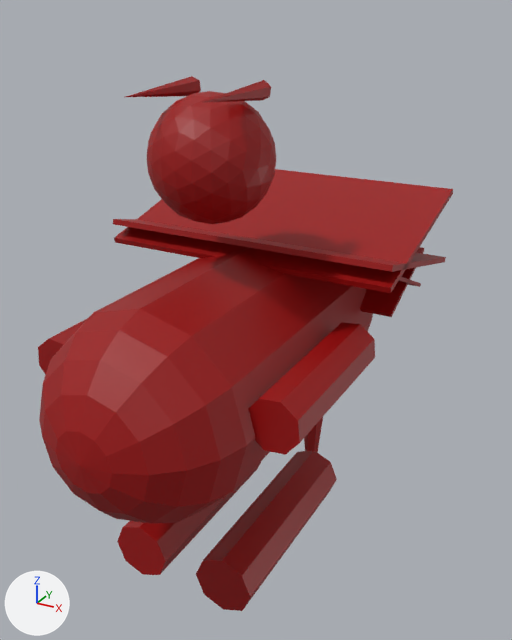
What one commit did to the glTF model public/models/bosses/VampireLord_A_Basic.glb.
Before and after are seen from a camera (50 mm lens) standing at (2.22, -4.09, 1.97) and looking at (0.02, -0.07, -0.03). The axes (+X, +Y, +Z) are drawn at lower left. The lights are the same throughout. The first picture is the older version. Where no turn or scale is listed for an object, it has been applied to the vertices.

The first picture shows 'geometry_0'.
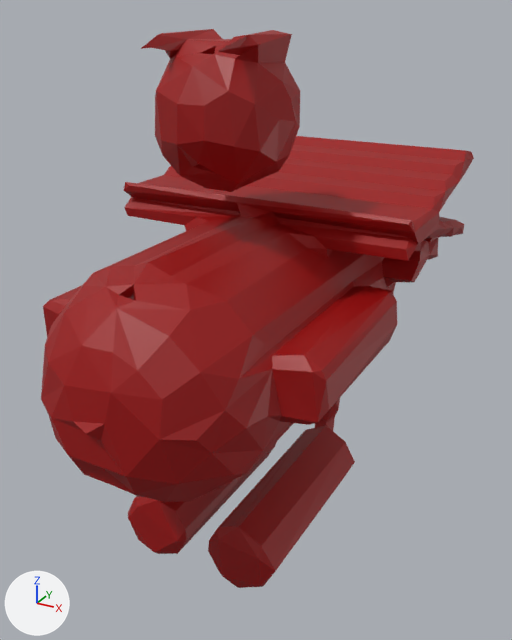
Changed parts and their boxes [x1, y1, x2, y2] in the pictures (512 x 640 px):
'geometry_0', reshaped
    before: [38, 76, 453, 611]
    after: [41, 29, 474, 588]
part 1 of me_geometry_0, rebuilt (22% wider, 22% taller)
    before: [146, 91, 276, 224]
    after: [141, 29, 300, 192]
part 2 of me_geometry_0, rebuilt
    before: [117, 462, 261, 575]
    after: [128, 443, 276, 554]
part 3 of me_geometry_0, rebuilt
    before: [196, 450, 337, 611]
    after: [208, 425, 355, 588]
part 4 of me_geometry_0, added (red)
    after: [41, 136, 474, 502]
part 5 of me_geometry_0, deleted (red)
    before: [126, 76, 201, 97]
part 6 of me_geometry_0, deleted (red)
    before: [200, 80, 271, 103]
part 7 of me_geometry_0, built on (red)
    before: [38, 169, 453, 523]

Edits to the bpy script that builds the scene:
```text
Change me_geometry_0:
    used by ob_geometry_0; location = (0.0, 0.0, 0.0)
    remove me_geometry_0.from_pydata(...)  # 414 vertices, 776 faces; spans x -1.03..1.03, y -1.89..1.21, z -2.4..1.6
    add me_geometry_0.from_pydata(...)  # 1011 vertices, 1995 faces; spans x -1.1..1.1, y -1.83..1.49, z -2.14..1.86
    me_geometry_0 part 1: the loose piece of 162 vertices spanning x -0.38..0.38, y -0.95..-0.2, z 0.8..1.55 is rebuilt with 144 vertices and now spans x -0.45..0.44, y -0.88..0.01, z 0.98..1.86
    me_geometry_0 part 2: the loose piece of 18 vertices spanning x -0.54..-0.12, y -1.1..0.31, z -1.66..-1.25 is rebuilt with 30 vertices and now spans x -0.61..-0.09, y -0.94..0.55, z -1.65..-1.13
    me_geometry_0 part 3: the loose piece of 18 vertices spanning x 0.12..0.54, y -1.1..0.31, z -1.66..-1.25 is rebuilt with 29 vertices and now spans x 0.09..0.61, y -0.94..0.55, z -1.65..-1.12
    me_geometry_0 part 4: a new loose piece of 680 vertices spanning x -1.1..1.1, y -1.83..1.49, z -2.14..1.03, in mat_defaultmaterial
    me_geometry_0 part 5: the loose piece of 8 vertices spanning x -0.29..-0.18, y -1.05..-0.39, z 1.49..1.6 is deleted
    me_geometry_0 part 6: the loose piece of 8 vertices spanning x 0.18..0.29, y -1.05..-0.39, z 1.49..1.6 is deleted
    me_geometry_0 part 7
    200 vertices are removed from x -1.03..1.03, y -1.89..1.21, z -2.4..0.79
    368 faces are deleted
    3 vertices are added at (-0.17, 1.23, 0.28), (0.17, 1.24, 0.28), (0.01, 1.24, 0.36)
    1 new face joins them
    other edits to the shape of me_geometry_0 do not show in these pictures
```
